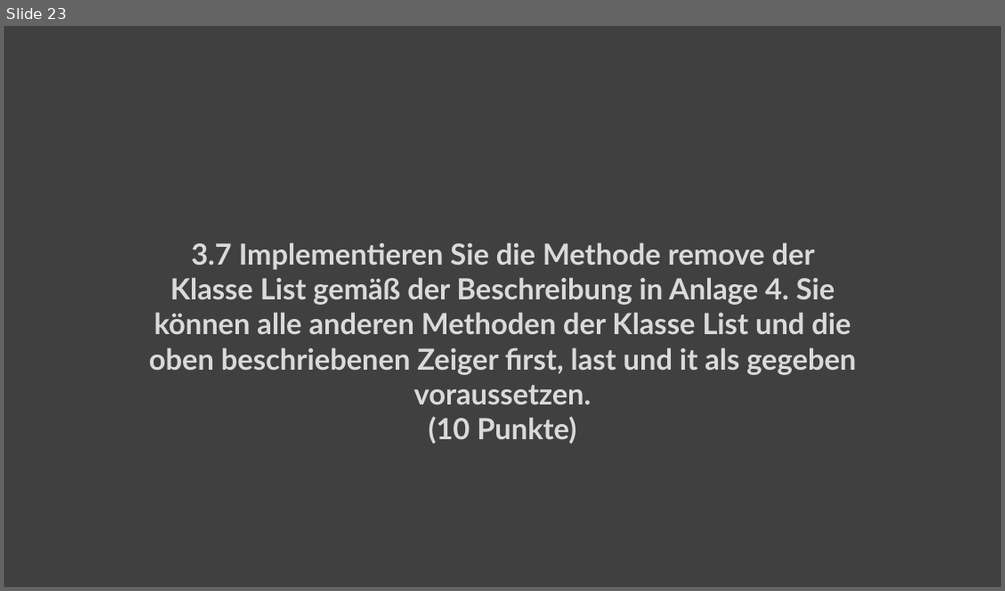
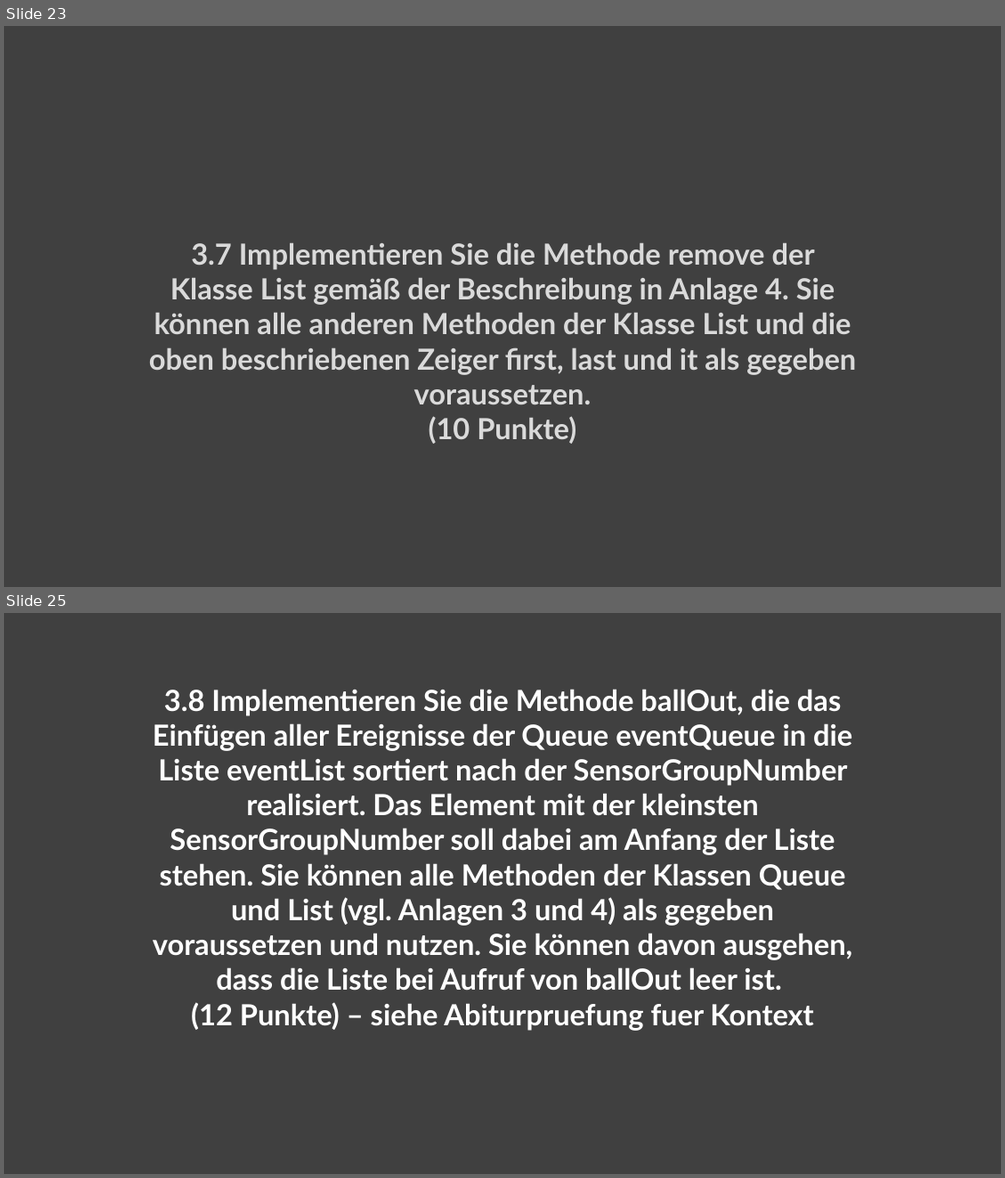
Before and after one commit to AH1M1-Org/School, a slide deck: Informatik/Dynamische Datenstrukturen.pptx. Shown one above the other, each under a label of ours: slide 23 before the commit, slides 23 and 25 after it; the slides between them are not shown. The pictures are 1005x591 and 1005x1178 pixels, drawn with LibreOffice and Linux fonts; fonts in the diff are those of the drawing. Boxes give left, top, right and bottom in pixels: in the first picture for what was removed or moved away, otherwise in the second. Text is boxed around its words. In the diff, an @@ line names an element or a change of style, - is before the commit and + after.

```diff
--- a/Informatik/Dynamische Datenstrukturen.pptx
+++ b/Informatik/Dynamische Datenstrukturen.pptx
@@ slide 25 added at <box>4,613,1001,1174</box>, background #404040 @@
@@ text added at <box>153,689,852,1030</box>, 28 pt, text #FFFFFF, bold @@
+3.8 Implementieren Sie die Methode ballOut, die das Einfügen aller Ereignisse der Queue eventQueue in die Liste eventList sortiert nach der SensorGroupNumber realisiert. Das Element mit der kleinsten SensorGroupNumber soll dabei am Anfang der Liste stehen. Sie können alle Methoden der Klassen Queue und List (vgl. Anlagen 3 und 4) als gegeben voraussetzen und nutzen. Sie können davon ausgehen, dass die Liste bei Aufruf von ballOut leer ist.
+(12 Punkte) – siehe Abiturpruefung fuer Kontext
```
Also in this commit, not shown: 1 other slide added, 3 other files.
